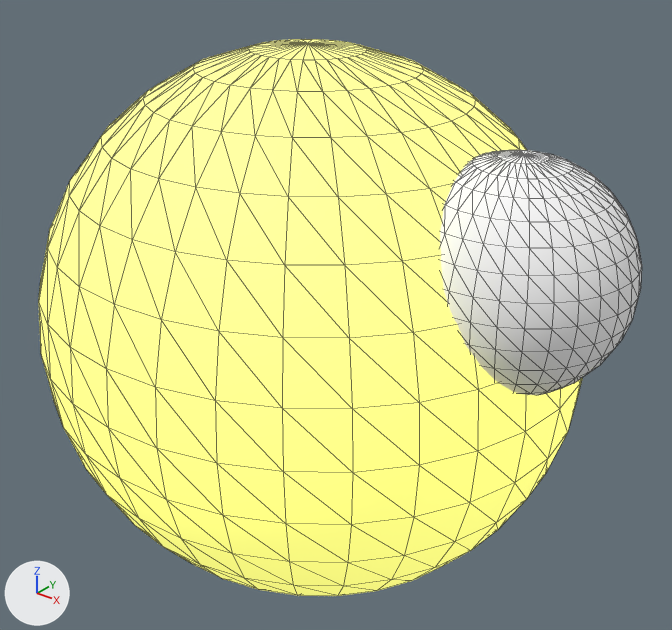
What one commit did to the glTF model asset_generation/python/animated_exports/acid_spitter_animated_00.glb.
One viewpoint serves both versions: a 50 mm camera at (1.94, -2.28, 1.94) aimed at (0.09, 0.02, 0.52). Lighting does not change. The marker at lower left points along +X, +Y and +Z. The older version comes first. Mesh edges are drawn as thin lines. Vertices at exactly the same position are counted once.

The older version as bpy lines, for what is in view:
```python
me_sphere = bpy.data.meshes.new('Sphere')
me_sphere.from_pydata(...)  # a UV sphere (32 segments, 16 rings, poles along z) spanning x -0.97..0.97, y -0.91..0.91, z -0.48..1.44, material slot 0; a UV sphere (32 segments, 16 rings, poles along z) spanning x 0.41..1.13, y -0.36..0.36, z 0.5..1.22, material slot 1; a 6-sided cylinder along z spanning x -0.35..-0.23, y -0.07..0.07, z -0.39..0.39, material slot 2; a 6-sided cylinder along z spanning x 0.23..0.35, y -0.07..0.07, z -0.4..0.4, material slot 2
me_sphere.materials.append(mat_acid_yellow)  # yellow #f3f37c, glowing yellow #d6d66c
me_sphere.materials.append(mat_toxic_green)  # white #ffffff
me_sphere.materials.append(mat_slime_green)  # white #ffffff
ob_sphere = bpy.data.objects.new('Sphere', me_sphere)
ob_sphere.location = (0.0, 0.0, 0.0)
```
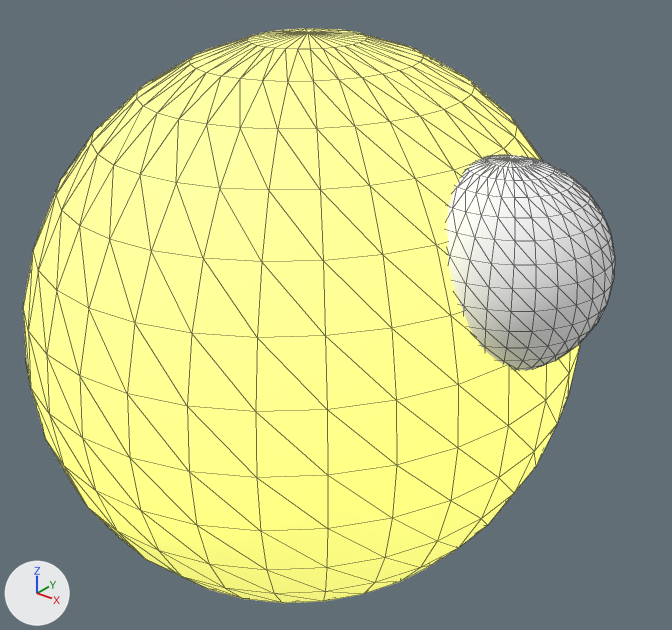
Pixel boxes [x1, y1, x2, y2] of what changed, in the pictures (672 x 630 px; the box of a moved part takes in the faces that stretch with it):
'Sphere', reshaped: before [39, 39, 642, 596]; after [23, 29, 615, 603]
part 1 of me_sphere, moved or reshaped: before [39, 39, 582, 596]; after [23, 29, 580, 603]
part 2 of me_sphere, moved or reshaped: before [440, 150, 642, 395]; after [447, 155, 615, 371]

The edits, one by one:
me_sphere is used by ob_sphere; location (0.0, 0.0, 0.0).
me_sphere had 988 vertices, 1960 faces and spanned x -0.97..1.13, y -0.91..0.91, z -0.48..1.44.
me_sphere now has 988 vertices, 1960 faces and spans x -0.92..1.05, y -1.0..1.0, z -0.49..1.47.
me_sphere part 1: the loose piece of 482 vertices spanning x -0.97..0.97, y -0.91..0.91, z -0.48..1.44 is scaled about the mesh origin by (0.951, 1.1, 1.02).
me_sphere part 2: the loose piece of 482 vertices spanning x 0.41..1.13, y -0.36..0.36, z 0.5..1.22 is scaled about its middle by 0.888, then moved by (-0.04, 0.0, 0.02).
Other edits to the shape of me_sphere do not show in these pictures.
